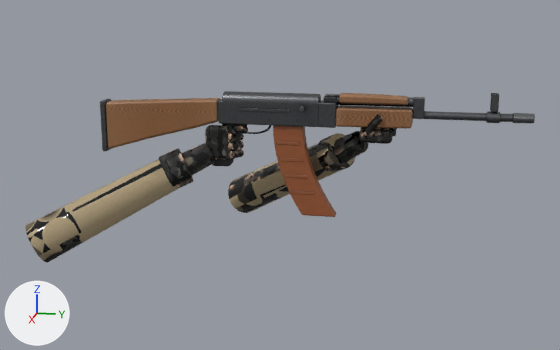
The glTF model spil/sigtekorn/modeller/gevaer.glb, before and after one commit.
Before and after are seen from a 50 mm camera at (1.744, 0.461, 0.289) aimed at (-0.018, 0.109, -0.152). The axes (+X, +Y, +Z) are drawn at lower left. The lights are the same throughout. The picture after the commit comes second. Vertices at exactly the same position are counted once.

Script lines for the objects in view, before the commit:
```python
me_højre_håndflade = bpy.data.meshes.new('højre håndflade')
me_højre_håndflade.from_pydata(...)  # 1728 vertices, 3384 faces; spans x -0.282..0.235, y -0.446..0.382, z -0.333..0.014
me_højre_håndflade.materials.append(mat_hænder)
me_modtager = bpy.data.meshes.new('modtager')
me_modtager.from_pydata(...)  # 4164 vertices, 8196 faces; spans x -0.025..0.042, y -0.322..0.675, z -0.239..0.058
me_modtager.materials.append(mat_gevær)
ob_gevær = bpy.data.objects.new('gevær', me_modtager)
ob_gevær.location = (0.0, 0.0, 0.0)
ob_hænder = bpy.data.objects.new('hænder', me_højre_håndflade)
ob_hænder.location = (0.0, 0.0, 0.0)
```
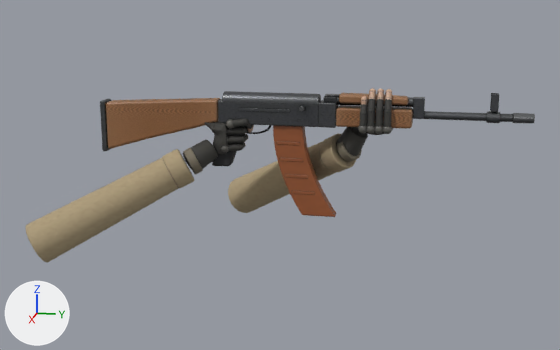
Where the change shows, as pixel boxes (x1, y1, x2, y2) in the pictures (560 x 350 px; the box of a moved part takes in the faces that stretch with it):
```json
{"object": "hænder", "change": "reshaped", "before": [25, 114, 397, 262], "after": [25, 88, 393, 262], "on screen": "17% taller"}
{"part": 1, "of": "me_højre_håndflade", "change": "added", "after": [221, 144, 229, 152]}
{"part": 2, "of": "me_højre_håndflade", "change": "added", "after": [226, 119, 234, 129]}
{"part": 3, "of": "me_højre_håndflade", "change": "moved or reshaped", "before": [182, 143, 215, 175], "after": [183, 140, 218, 169]}
{"part": 4, "of": "me_højre_håndflade", "change": "added", "after": [383, 126, 392, 134]}
{"part": 5, "of": "me_højre_håndflade", "change": "added", "after": [375, 126, 383, 134]}
{"part": 6, "of": "me_højre_håndflade", "change": "added", "after": [367, 126, 375, 134]}
{"part": 7, "of": "me_højre_håndflade", "change": "rebuilt", "before": [316, 133, 355, 172], "after": [320, 134, 356, 172], "on screen": "7% narrower"}
{"part": 8, "of": "me_højre_håndflade", "change": "rebuilt", "before": [334, 131, 368, 162], "after": [336, 127, 368, 156]}
{"part": 9, "of": "me_højre_håndflade", "change": "reshaped", "before": [159, 124, 248, 188], "after": [162, 119, 253, 188]}
{"part": 10, "of": "me_højre_håndflade", "change": "built on", "before": [359, 114, 397, 144], "after": [337, 88, 393, 162]}
{"part": 11, "of": "me_højre_håndflade", "change": "surface changed", "before": [25, 144, 336, 262], "after": [25, 144, 336, 262]}
```

Scene script edits in JSON lines:
```json
{"block": "me_højre_håndflade", "where": "# used by ob_hænder; location = (0.0, 0.0, 0.0)"}
{"op": "remove", "block": "me_højre_håndflade", "code": "me_højre_håndflade.from_pydata(...)  # 1728 vertices, 3384 faces; spans x -0.282..0.235, y -0.446..0.382, z -0.333..0.014"}
{"op": "add", "block": "me_højre_håndflade", "code": "me_højre_håndflade.from_pydata(...)  # 25560 vertices, 50784 faces; spans x -0.282..0.235, y -0.446..0.372, z -0.333..0.065"}
{"block": "me_højre_håndflade", "change": "me_højre_håndflade part 1: a new loose piece, a UV sphere (16 segments, 10 rings, poles along z) spanning x 0.012..0.035, y -0.025..-0.002, z -0.093..-0.07, in mat_hænder"}
{"block": "me_højre_håndflade", "change": "me_højre_håndflade part 2: a new loose piece, a UV sphere (16 segments, 10 rings, poles along z) spanning x 0.017..0.039, y -0.009..0.013, z -0.035..-0.013, in mat_hænder"}
{"block": "me_højre_håndflade", "change": "me_højre_håndflade part 3: the loose piece of 108 vertices spanning x -0.002..0.085, y -0.136..-0.036, z -0.156..-0.073 is multiplied about its middle by the matrix ((0.912, -0.05, 0.1), (0.262, 0.834, -0.12), (0.027, -0.047, 0.949)), then moved by (-0.011, 0.014, 0.011)"}
{"block": "me_højre_håndflade", "change": "me_højre_håndflade part 4: a new loose piece, a UV sphere (16 segments, 10 rings, poles along z) spanning x 0.019..0.041, y 0.35..0.372, z -0.034..-0.012, in mat_hænder"}
{"block": "me_højre_håndflade", "change": "me_højre_håndflade part 5: a new loose piece, a UV sphere (16 segments, 10 rings, poles along z) spanning x 0.019..0.041, y 0.332..0.354, z -0.034..-0.012, in mat_hænder"}
{"block": "me_højre_håndflade", "change": "me_højre_håndflade part 6: a new loose piece, a UV sphere (16 segments, 10 rings, poles along z) spanning x 0.019..0.041, y 0.314..0.336, z -0.034..-0.012, in mat_hænder"}
{"block": "me_højre_håndflade", "change": "me_højre_håndflade part 7: the loose piece of 120 vertices spanning x -0.1..-0.005, y 0.193..0.282, z -0.147..-0.053 is rebuilt with 120 vertices and now spans x -0.096..-0.003, y 0.201..0.286, z -0.145..-0.053"}
{"block": "me_højre_håndflade", "change": "me_højre_håndflade part 8: the loose piece of 108 vertices spanning x -0.074..0.011, y 0.221..0.316, z -0.125..-0.039 is rebuilt with 108 vertices and now spans x -0.063..0.003, y 0.241..0.314, z -0.101..-0.025"}
{"block": "me_højre_håndflade", "change": "me_højre_håndflade part 9: 6 vertices moved within x -0.026..0.089, y -0.084..0.035, z -0.12..-0.021; 619 vertices removed from x -0.029..0.108, y -0.166..0.038, z -0.178..-0.014; 12107 vertices added at x -0.041..0.104, y -0.157..0.051, z -0.175..-0.009"}
{"block": "me_højre_håndflade", "change": "me_højre_håndflade part 10: 1 vertex moved within x -0.015, y 0.299, z -0.034; 511 vertices removed from x -0.037..0.036, y 0.297..0.382, z -0.06..0.014; 8621 vertices added at x -0.061..0.042, y 0.244..0.372, z -0.113..0.065"}
{"block": "me_højre_håndflade", "change": "me_højre_håndflade part 11: 472 kept faces spanning x -0.282..0.235, y -0.446..0.275, z -0.333..-0.061 get new texture (UV) coordinates"}
{"block": "me_højre_håndflade", "change": "other edits to the shape of me_højre_håndflade do not show in these pictures"}
```
